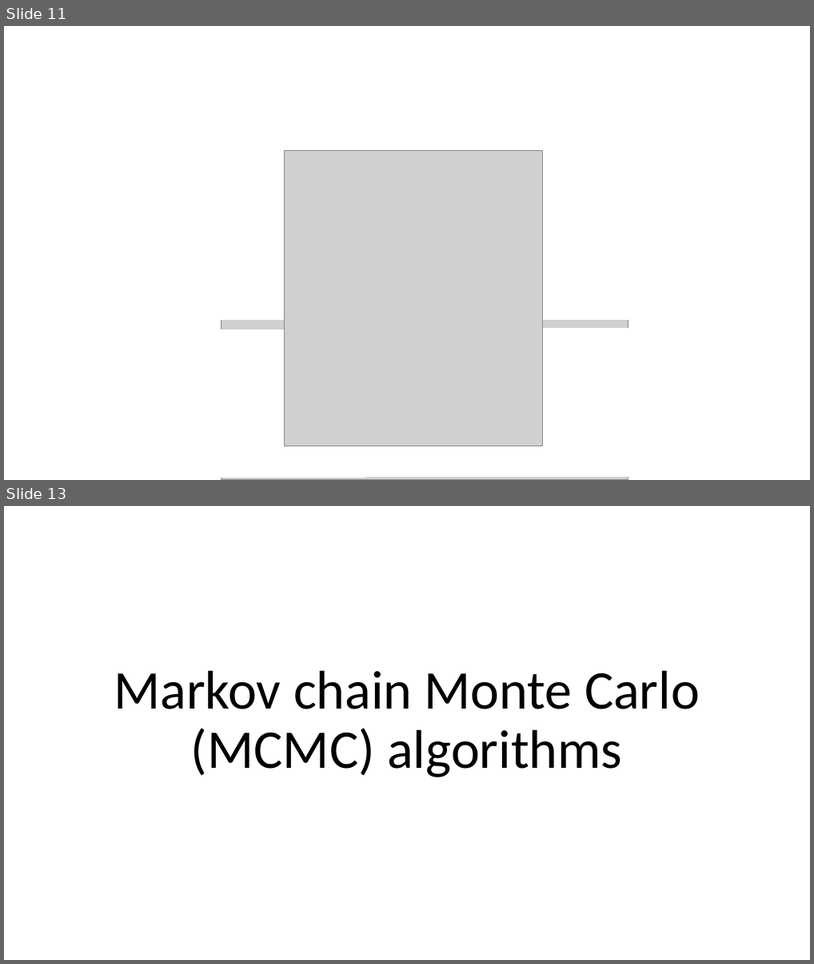
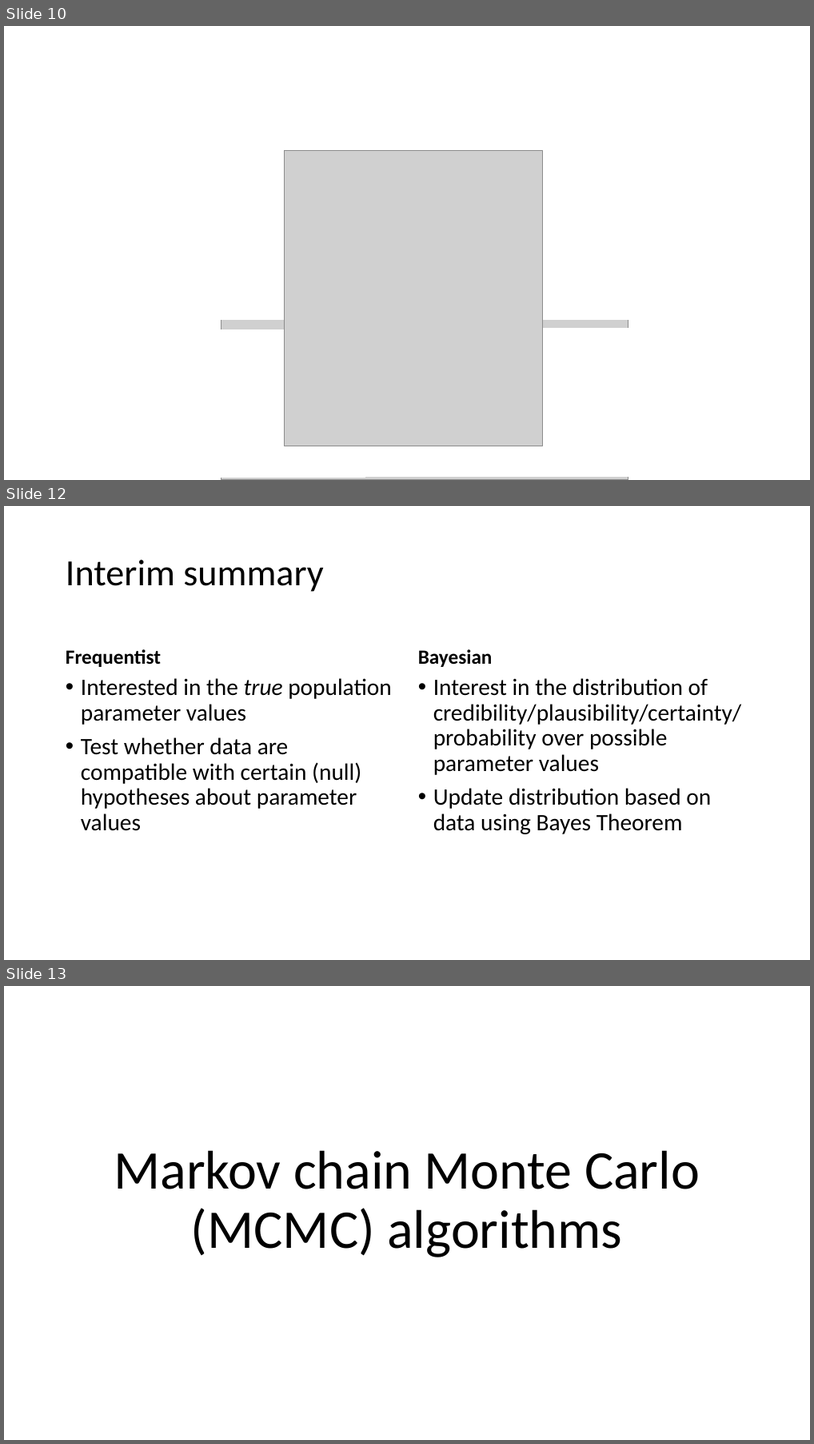
Before and after one commit to julianquandt/M3-brms-intro, a slide deck: intro_to_brms.pptx. Shown one above the other, each under a label of ours: slides 11 and 13 before the commit, slides 10, 12 and 13 after it; the slides between them are not shown. The pictures are 814x964 and 814x1444 pixels, drawn with LibreOffice and Linux fonts; fonts in the diff are those of the drawing; grey boxes stand for pictures. Boxes give left, top, right and bottom in pixels: in the first picture for what was removed or moved away, otherwise in the second. Text is boxed around its words. In the diff, an @@ line names an element or a change of style, - is before the commit and + after.

Commit message:
Finalize slides to emphasize difference between point estimates and distributions; add to reading list; knot example.rmd (but check again)

```diff
--- a/intro_to_brms.pptx
+++ b/intro_to_brms.pptx
@@ slide 12 added at box(4, 506, 810, 960), background #FFFFFF @@
@@ title added at box(66, 560, 323, 592), 44 pt, text #000000 @@
+Interim summary
@@ text added at box(66, 649, 161, 667), 24 pt, text #000000, bold @@
+Frequentist
@@ text added at box(418, 649, 493, 667), 24 pt, text #000000, bold @@
+Bayesian
@@ text added at box(81, 678, 392, 831), 28 pt, text #000000 @@
+• Interested in the true population parameter values
+• Test whether data are compatible with certain (null) hypotheses about parameter values
@@ text added at box(434, 678, 742, 834), 28 pt, text #000000 @@
+• Interest in the distribution of credibility/plausibility/certainty/ probability over possible parameter values
+• Update distribution based on data using Bayes Theorem
@@ what was slide 11 is now slide 10 @@
```
Also in this commit, not shown: 7 slides changed, 3 other slides added, 3 slides removed, 16 other files.
